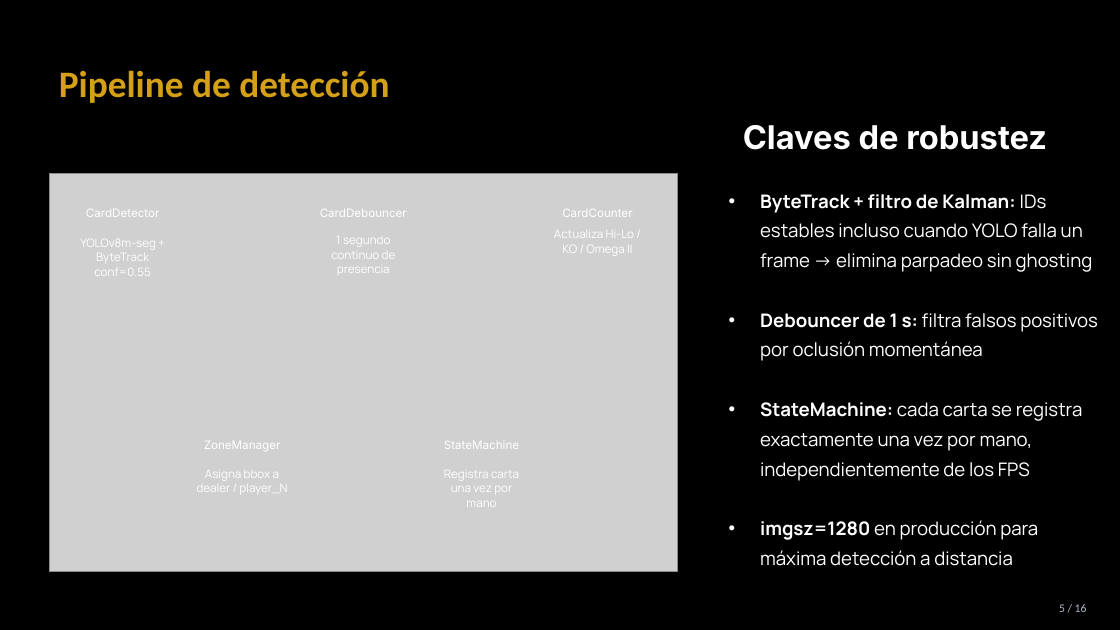
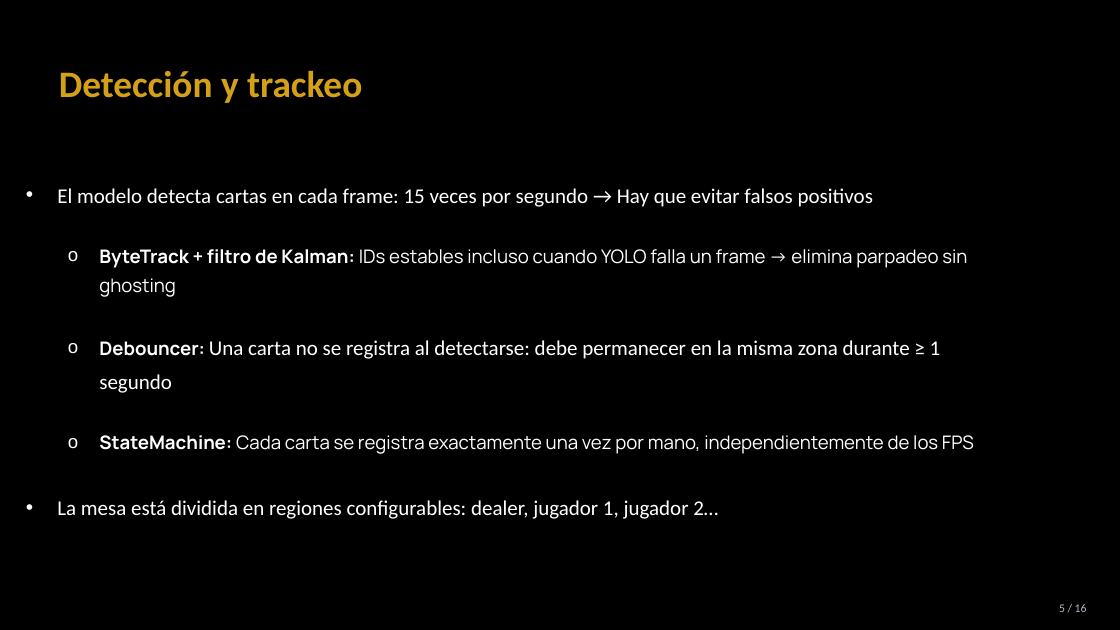
Before and after one commit to davidmoreda/blackjack-VAI, a slide deck: slide 16 of docs/presentation_assets/BlackjackVAI_presentacion.pptx (slide 4 before the commit). Drawn at 1120x630 pixels with LibreOffice and Linux fonts; fonts in the diff are those of the drawing; grey boxes stand for pictures. Boxes give left, top, right and bottom in pixels: in the first picture for what was removed or moved away, otherwise in the second. Text is boxed around its words. In the diff, an @@ line names an element or a change of style, - is before the commit and + after.

Commit message:
Fin de presentación

```diff
--- a/docs/presentation_assets/BlackjackVAI_presentacion.pptx
+++ b/docs/presentation_assets/BlackjackVAI_presentacion.pptx
@@ text at [59, 70, 362, 103]: text changed @@
-Pipeline de detección
+Detección y trackeo
@@ text removed at [743, 125, 1047, 150] @@
-Claves de robustez
@@ text "El modelo detecta cartas en ...": place and size @@
-text "El modelo detecta cartas en ..." at [760, 194, 1098, 566]
+text "El modelo detecta cartas en ..." at [57, 188, 974, 519]
@@ text at [57, 188, 873, 207]: paragraph added @@
+  • El modelo detecta cartas en cada frame: 15 veces por segundo → Hay que evitar falsos positivos
@@ group removed at [50, 173, 678, 571]: 10 texts, 1 picture @@
-ZoneManager
-Asigna bbox a dealer / player_N
-StateMachine
-Registra carta una vez por mano
-CardDetector
-YOLOv8m-seg + ByteTrack conf=0.55
-CardCounter
-Actualiza Hi-Lo / KO / Omega II
-CardDebouncer
-1 segundo continuo de presencia
@@ text at [99, 249, 967, 297]: bullet • to o; list level 1 to 2 in "ByteTrack + filtro de Kalman: ..." @@
@@ text at [57, 340, 974, 519]: text changed; size 16 to 18 pt; font Manrope to Calibri @@
-• Debouncer de 1 s: filtra falsos positivos por oclusión momentánea
-• StateMachine: cada carta se registra exactamente una vez por mano, independientemente de los FPS
-• imgsz=1280 en producción para máxima detección a distancia
+  o Debouncer: Una carta no se registra al detectarse: debe permanecer en la misma zona durante ≥ 1 segundo
+  o StateMachine: Cada carta se registra exactamente una vez por mano, independientemente de los FPS
+• La mesa está dividida en regiones configurables: dealer, jugador 1, jugador 2…
```
Also in this commit, not shown: 5 other slides changed, 9 slides added, 5 slides removed, 1 other file.
